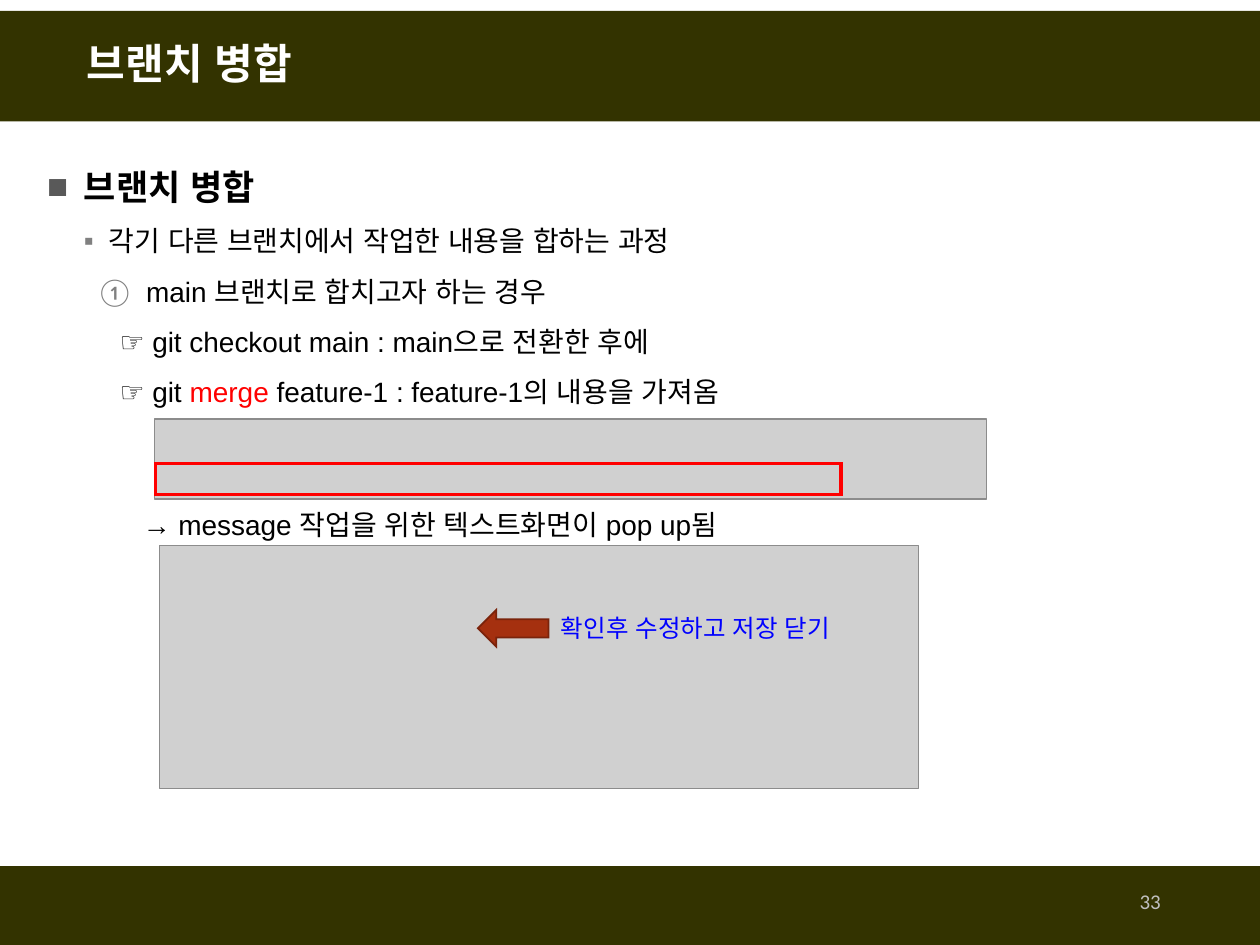
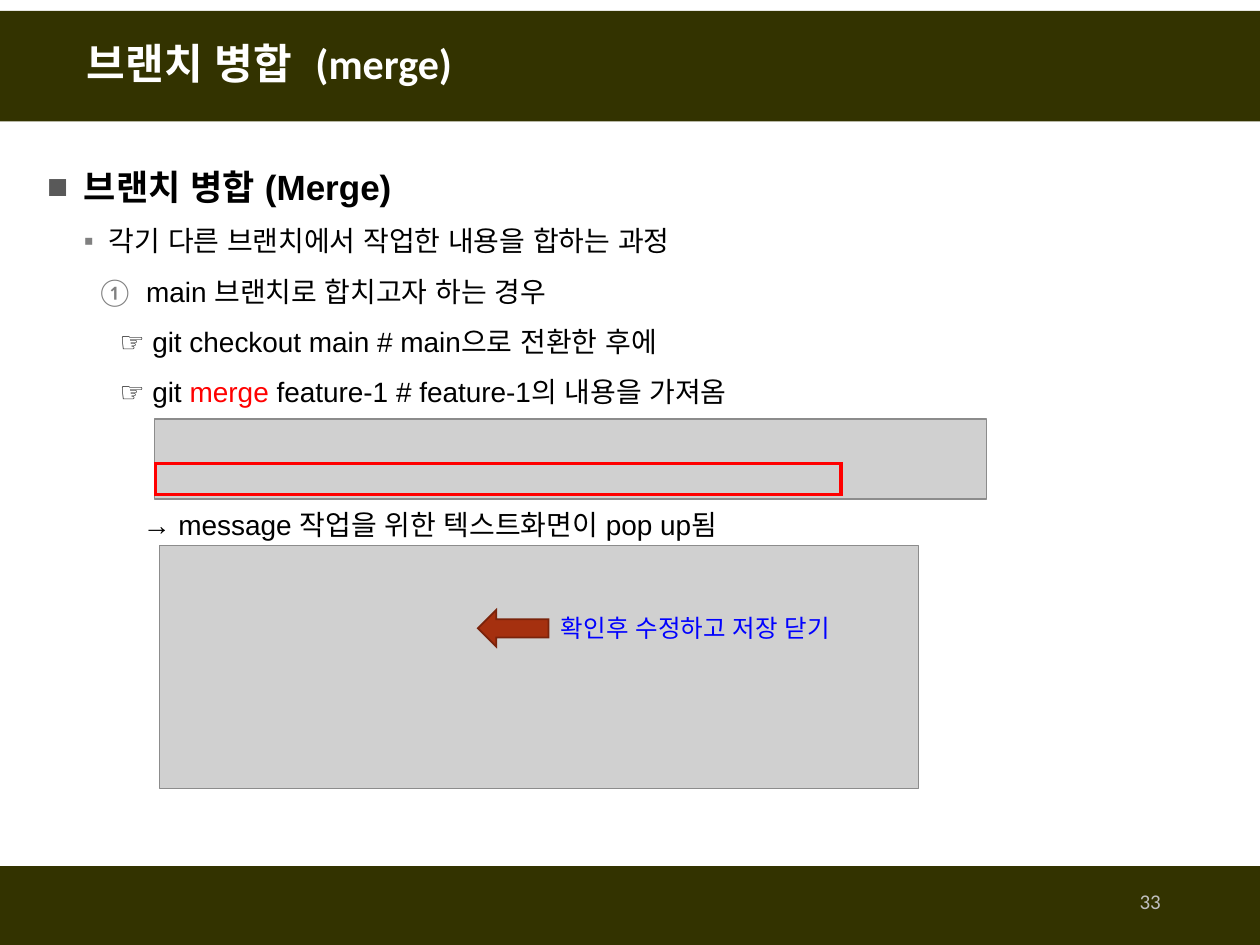
Before and after one commit to fasthill/github-lecture, a slide deck: slide 33 of git및github첫걸음-git사용하기.pptx. Drawn at 1260x945 pixels with LibreOffice and Linux fonts; fonts in the diff are those of the drawing; grey boxes stand for pictures. Boxes give left, top, right and bottom in pixels: in the first picture for what was removed or moved away, otherwise in the second. Text is boxed around its words. In the diff, an @@ line names an element or a change of style, - is before the commit and + after.

```diff
--- a/git및github첫걸음-git사용하기.pptx
+++ b/git및github첫걸음-git사용하기.pptx
@@ title at <box>87,43,452,86</box>: text changed @@
-브랜치 병합
+브랜치 병합 (merge)
@@ text at <box>84,170,392,206</box>: text changed @@
-■ 브랜치 병합
+■ 브랜치 병합 (Merge)
@@ text at <box>152,328,727,408</box>: text changed @@
-  ☞ git checkout main : main으로 전환한 후에
-  ☞ git merge feature-1 : feature-1의 내용을 가져옴
+  ☞ git checkout main # main으로 전환한 후에
+  ☞ git merge feature-1 # feature-1의 내용을 가져옴
```
Also in this commit, not shown: 39 other slides changed, 2 slides added, 1 slide removed.
